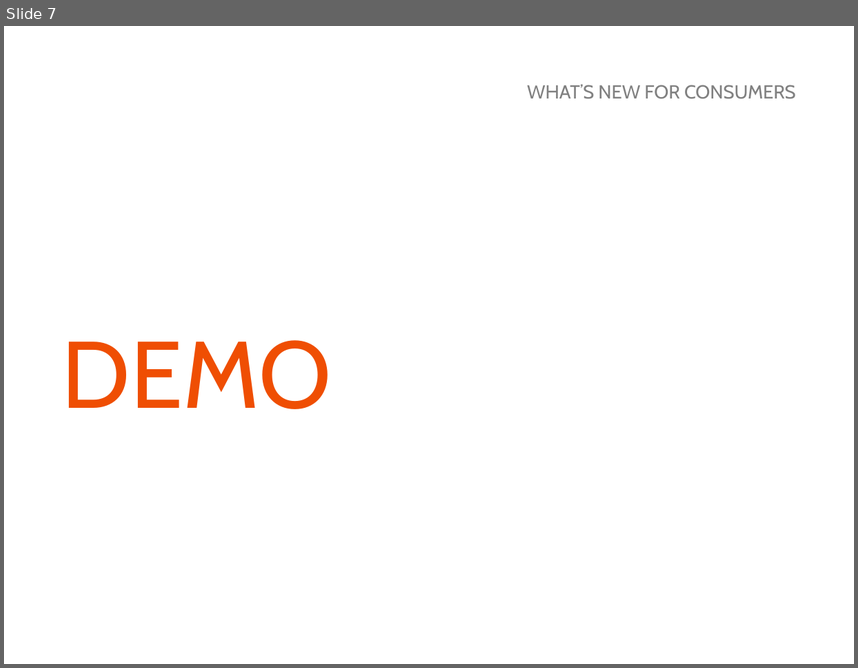
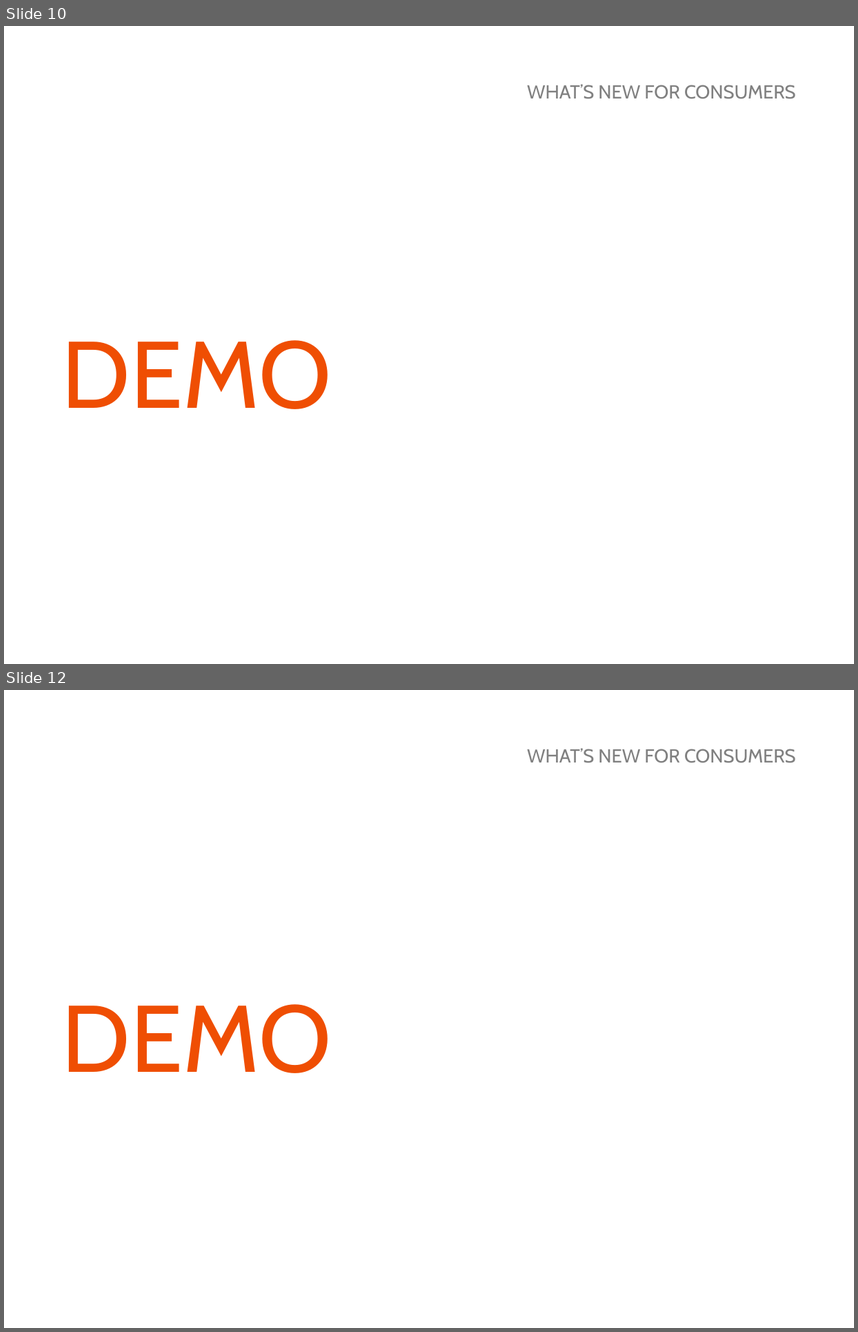
Before and after one commit to MarkerMetro/MarkerMetro.Talks, a slide deck: WhatsNewInWindows81/WhatsNewInWindows81.pptx. Shown one above the other, each under a label of ours: slide 7 before the commit, slides 10 and 12 after it; the slides between them are not shown. The pictures are 858x668 and 858x1332 pixels, drawn with LibreOffice and Linux fonts; fonts in the diff are those of the drawing; background and template pictures are left out. Boxes give left, top, right and bottom in pixels: in the first picture for what was removed or moved away, otherwise in the second. Text is boxed around its words. In the diff, an @@ line names an element or a change of style, - is before the commit and + after.

```diff
--- a/WhatsNewInWindows81/WhatsNewInWindows81.pptx
+++ b/WhatsNewInWindows81/WhatsNewInWindows81.pptx
@@ slide 12 added at [4, 690, 854, 1328], background picture (left out) @@
@@ text added at [527, 748, 796, 763], 16 pt, text #808080 @@
+WHAT’S NEW FOR CONSUMERS
@@ text added at [62, 1004, 332, 1073], 80 pt, text #EF4E03 @@
+DEMO
@@ what was slide 7 is now slide 10 @@
```
Also in this commit, not shown: 1 slide changed, 4 other slides added, 2 slides removed.
